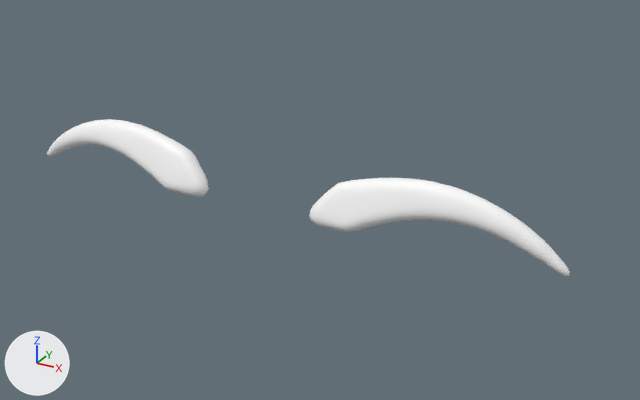
What one commit did to the glTF model apps/web/public/avatar-kit/brows/angled.glb.
Rendered twice from a 50 mm lens placed at (0.662, -1.955, 0.884), pointed at (0.08, -0.897, 0.355). The axes (+X, +Y, +Z) are drawn at lower left. The lights are the same throughout. The picture after the commit comes second. Both versions are drawn at full value of the shape key 'idHeadWide' of 'Mesh_0'; the numbers are the values there.
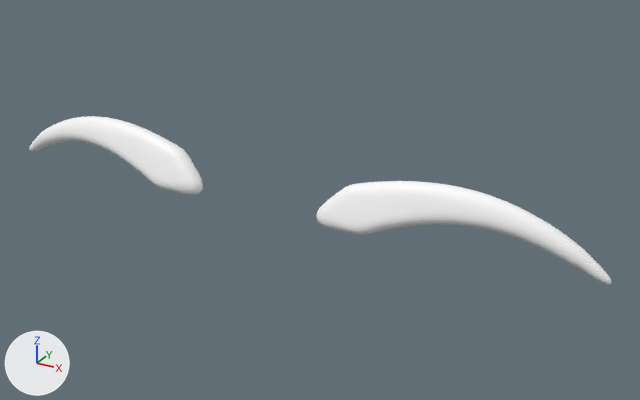
Location of each change, (x1, y1, x2, y2) in pixels of the pictures (640 x 400 px; the box of a moved part takes in the faces that stretch with it):
'Mesh_0', reshaped, moved, rescaled (11% wider, 7% taller): before (47, 119, 570, 277); after (29, 116, 611, 285)
part 1 of me_mesh_0, moved or reshaped: before (309, 178, 570, 277); after (316, 181, 611, 285)
part 2 of me_mesh_0, moved or reshaped: before (47, 119, 209, 197); after (29, 116, 203, 195)

Diff of the bpy script that builds the scene:
```diff
--- a/apps/web/public/avatar-kit/brows/angled.glb.py
+++ b/apps/web/public/avatar-kit/brows/angled.glb.py
@@ me_mesh_0 @@
 # used by ob_mesh_0; parent = ob_part; location = (-0.469, -0.886, 0.264); scale = (0.0000573, 0.0000573, 0.0000573)
-me_mesh_0.from_pydata(...)  # 1304 vertices, 2600 faces; spans x 223.0..16162.0, y -1347.0..-282.0, z 1144.0..2883.0
+me_mesh_0.from_pydata(...)  # 1304 vertices, 2600 faces; spans x 0.0..16383.0, y -1258.0..-174.0, z 1023.0..2642.0
+# me_mesh_0 part 1: 654 of 1304 vertices moved; they spanned x 9760.0..16162.0, y -1347.0..-283.0, z 1146.0..2883.0 and now span x 9815.0..16383.0, y -1258.0..-174.0, z 1023.0..2641.0; mean shift (145.0, 78.0, -177.0); largest move (14626.0, -575.0, 2439.0) -> (14826.0, -481.0, 2219.0)
+# me_mesh_0 part 2: 650 of 1304 vertices moved; they spanned x 223.0..6623.0, y -1346.0..-282.0, z 1144.0..2883.0 and now span x 0.0..6568.0, y -1258.0..-175.0, z 1023.0..2642.0; mean shift (-148.0, 79.0, -177.0); largest move (2106.0, -679.0, 2551.0) -> (1914.0, -585.0, 2324.0)
 me_mesh_0.materials.append(mat_defaultmaterial)
@@ ob_mesh_0 @@
 ob_mesh_0.parent = ob_part
-ob_mesh_0.location = (-0.469, -0.886, 0.264)
-ob_mesh_0.scale = (0.0000573, 0.0000573, 0.0000573)
+ob_mesh_0.location = (-0.508, -0.884, 0.264)
+ob_mesh_0.scale = (0.000062, 0.000062, 0.000062)
```
